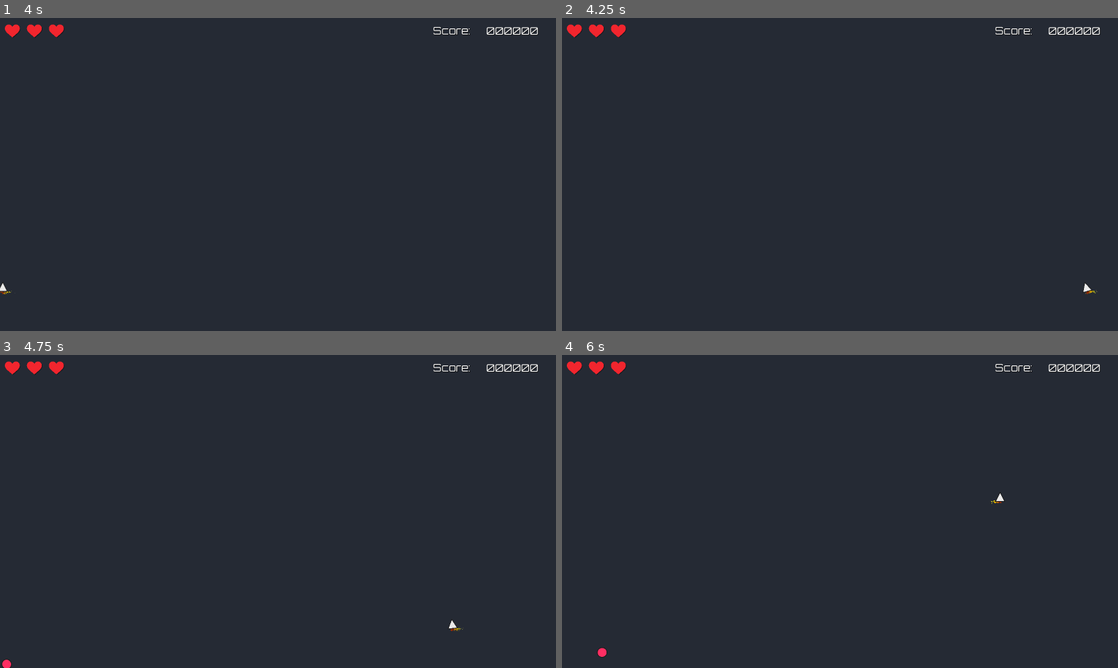
Above: before the commit, frames 1-4 (two rows, left to right).
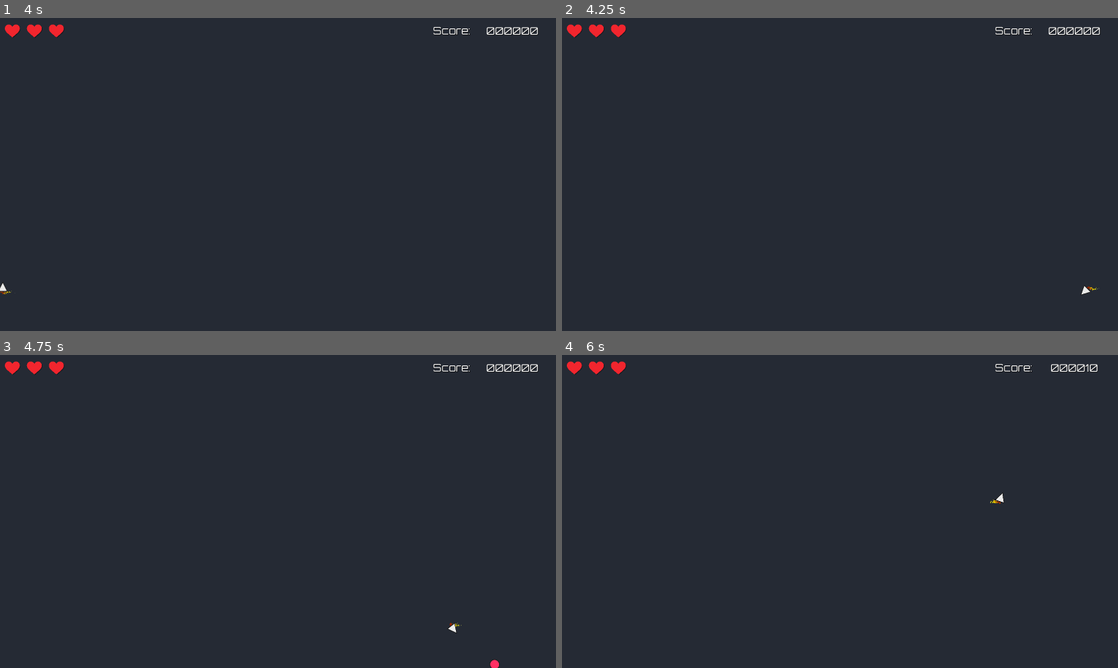
Above: after the commit, the same moments.

Repository: simon-wdev/shmapes
Game: Godot game, scene res://Game/game.tscn
Same seed, same stepped clock (60 frames per second), same inputs: the game is played once before the commit and once after it.
Inputs:
- Up to frame 1 (4 s): tap Enter at 0.5, 2 s; hold D (RIGHT) 0.53-1.28 s; tap Space (dash) at 0.6, 1.25, 1.35, 2.1, 2.85, 3.6 s; hold S (DOWN) 1.28-2.03 s; hold D (RIGHT) 2.03-2.78 s; hold W (UP) 2.78-3.53 s; hold A (LEFT) from 3.53 s (still down)
- Up to frame 2 (4.25 s): keep holding A (LEFT)
- Up to frame 3 (4.75 s): keep holding A (LEFT); tap Space (dash) at 4.35 s
- Up to frame 4 (6 s): release A (LEFT) at 5.03 s; hold S (DOWN) 5.03-5.78 s; tap Space (dash) at 5.1, 5.85 s; hold D (RIGHT) from 5.78 s (still down)

Frame 1 is identical in both runs. In frame 2, less than 0.1% of the frame differs, in the area x 93-97%, y 84-89%; in frame 3, 0.1%; in frame 4, 0.2%, in the area x 6-97%, y 2-97%.

Commit message:
started new enemy type "square"

Diff:
--- a/shmapes/Bullet/bullet.gd
+++ b/shmapes/Bullet/bullet.gd
@@ -20,7 +20,7 @@
 			on_bullet_hit_enemy(body.global_position)
 	queue_free()
 
-func on_bullet_hit_enemy(position):
+func on_bullet_hit_enemy(_pos):
 	var effect = HIT_EFFECT.instantiate()
 	effect.global_position = position
 	get_tree().current_scene.add_child(effect)
--- a/shmapes/Game/Jet/jet.gd
+++ b/shmapes/Game/Jet/jet.gd
@@ -1,7 +1,7 @@
 extends CharacterBody2D
 
 @export var speed := 500.0
-@export var fire_rate := 0.3
+@export var fire_rate := 0.5
 @export var dash_speed := 2000
 @export var target_range := 400.0
 
@@ -22,7 +22,7 @@
 var dash_direction = Vector2.ZERO
 
 func _ready() -> void:
-	var current_health = max_health
+	current_health = max_health
 	get_tree().current_scene.get_node("GameUI").update_hearts(current_health)
 
 
@@ -42,14 +42,14 @@
 func shoot():
 	var target = get_nearest_visible_enemy()
 	if not target:
-		return  # Kein Ziel → keine Kugel
+		return
 
 	var bullet = BULLET.instantiate()
 	bullet.global_position = marker_2d.global_position
 	bullet.direction = (target.global_position - global_position).normalized()
 	get_tree().current_scene.add_child(bullet)
 
-func _physics_process(delta: float) -> void:
+func _physics_process(_delta: float) -> void:
 	var input_vector := Vector2.ZERO
 
 	if Input.is_action_pressed("UP"):
--- a/shmapes/Game/game.gd
+++ b/shmapes/Game/game.gd
@@ -1,11 +1,4 @@
 extends Node2D
 
-
-# Called when the node enters the scene tree for the first time.
 func _ready() -> void:
-	pass # Replace with function body.
-
-
-# Called every frame. 'delta' is the elapsed time since the previous frame.
-func _process(delta: float) -> void:
 	pass
--- a/shmapes/Globals/Enemy Spawner/enem_spawner.gd
+++ b/shmapes/Globals/Enemy Spawner/enem_spawner.gd
@@ -1,13 +1,13 @@
 extends Node
 
-
+const ENEMY_SQUARE = preload("res://enemy_square/enemy_square.tscn")
 const ENEMY_CIRCLE = preload("res://enemy_circle/enemy_circle.tscn")
 
 @export var spawn_interval := 4.0
 @export var spawn_timer_decrease := 0.3
 @export var min_spawn_interval := 0.4
-@export var difficulty_interval := 5.0
-@export var spawn_decrease_step := 0.3
+@export var difficulty_interval := 10.0
+@export var spawn_decrease_step := 0.1
 
 var spawn_timer := 0.0
 var difficulty_timer := 0.0
@@ -29,16 +29,31 @@
 		spawn_interval = max(spawn_interval - spawn_decrease_step, min_spawn_interval)
 
 func spawn_enemy():
-	var enemy = ENEMY_CIRCLE.instantiate()
 	var screen_size = get_viewport().get_visible_rect().size
-	var spawn_pos = Vector2.ZERO
-	var side = randi() % 4
+	var enemy_roll = randf()
 
-	match side:
-		0: spawn_pos = Vector2(randf_range(0, screen_size.x), -50)
-		1: spawn_pos = Vector2(randf_range(0,screen_size.x), screen_size.y + 50)
-		2: spawn_pos = Vector2(-50, randf_range(0, screen_size.y))
-		3: spawn_pos = Vector2(screen_size.x + 50, randf_range(0, screen_size.y))
+	if enemy_roll < 0.8:
+		var enemy = ENEMY_CIRCLE.instantiate()
+		var spawn_pos = Vector2.ZERO
+		var side = randi() % 2
 
-	enemy.global_position = spawn_pos
-	get_tree().current_scene.add_child(enemy)
+		match side:
+			0: spawn_pos = Vector2(randf_range(0, screen_size.x), -50)
+			1: spawn_pos = Vector2(randf_range(0,screen_size.x), screen_size.y + 50)
+			2: spawn_pos = Vector2(-50, randf_range(0, screen_size.y))
+			3: spawn_pos = Vector2(screen_size.x + 50, randf_range(0, screen_size.y))
+
+		enemy.global_position = spawn_pos
+		get_tree().current_scene.add_child(enemy)
+
+	else:
+		var enemy = ENEMY_SQUARE.instantiate()
+
+		var margin = 100
+		var spawn_pos = Vector2(
+			randf_range(margin, screen_size.x-margin),
+			randf_range(margin, screen_size.y-margin)
+		)
+
+		enemy.global_position = spawn_pos
+		get_tree().current_scene.add_child(enemy)
--- a/shmapes/Hit_Effect/hit_effect.gd
+++ b/shmapes/Hit_Effect/hit_effect.gd
@@ -4,7 +4,3 @@
 # Called when the node enters the scene tree for the first time.
 func _ready() -> void:
 	emitting = true
-
-# Called every frame. 'delta' is the elapsed time since the previous frame.
-func _process(delta: float) -> void:
-	pass
--- /dev/null
+++ b/shmapes/enemy_bullet/enemy_bullet.gd
@@ -0,0 +1,10 @@
+extends Area2D
+
+@export var speed = 150
+var direction = Vector2.RIGHT
+# Called when the node enters the scene tree for the first time.
+func _ready() -> void:
+	pass
+
+func _physics_process(delta: float) -> void:
+	global_position += direction * speed * delta
--- /dev/null
+++ b/shmapes/enemy_bullet/enemy_bullet.tscn
@@ -0,0 +1,16 @@
+[gd_scene load_steps=4 format=3 uid="uid://bik5fy7f46211"]
+
+[ext_resource type="Script" uid="uid://24wv1ax5uooj" path="res://enemy_bullet/enemy_bullet.gd" id="1_2ff5n"]
+[ext_resource type="Texture2D" uid="uid://hxk1u3bbtp7l" path="res://Assets/EnemyBullet24px.png" id="1_yinnr"]
+
+[sub_resource type="CircleShape2D" id="CircleShape2D_2ff5n"]
+radius = 8.06226
+
+[node name="enemy_bullet" type="Area2D"]
+script = ExtResource("1_2ff5n")
+
+[node name="Sprite2D" type="Sprite2D" parent="."]
+texture = ExtResource("1_yinnr")
+
+[node name="CollisionShape2D" type="CollisionShape2D" parent="."]
+shape = SubResource("CircleShape2D_2ff5n")
--- a/shmapes/enemy_circle/enemy_circle.gd
+++ b/shmapes/enemy_circle/enemy_circle.gd
@@ -6,20 +6,23 @@
 @onready var explosion: GPUParticles2D = $explosion
 @onready var circle: Sprite2D = $Circle
 @export var rotation_speed := 80.0
+@onready var collision: CollisionShape2D = $CollisionShape2D
+
 
 var player: Node2D
 var health := max_health
 
-func take_damage(amount: int) -> void:
+func take_damage(_amount: int) -> void:
 	health -= 1
 	flash_on_hit()
 	if health <= 0:
 		die()
 
 func die() -> void:
+	remove_from_group("ENEMY")
+	$CollisionShape2D.set_deferred("disabled", true)
 	circle.hide()
 	explosion.emitting = true
-	collision_layer = false
 	await get_tree().create_timer(0.5).timeout
 	Score.score += 10
 	var ui = get_tree().current_scene.get_node("GameUI")
--- /dev/null
+++ b/shmapes/enemy_square/enemy_square.gd
@@ -0,0 +1,51 @@
+extends CharacterBody2D
+
+@export var speed = 100
+@export var shoot_interval = 0.5
+
+const ENEMY_BULLET = preload("res://enemy_bullet/enemy_bullet.tscn")
+
+@onready var bullet_spawner_1: Marker2D = $bullet_spawner1
+@onready var bullet_spawner_2: Marker2D = $bullet_spawner2
+@onready var bullet_spawner_3: Marker2D = $bullet_spawner3
+@onready var bullet_spawner_4: Marker2D = $bullet_spawner4
+
+
+
+var is_active = false
+var screen_size
+var target_pos
+var is_stationary = false
+var shoot_timer = 0.0
+
+func _ready() -> void:
+	pass
+
+func _physics_process(delta: float) -> void:
+	if is_active:
+		$RotationNode.rotation += 0.7 * delta
+
+		shoot_timer += delta
+		if shoot_timer > shoot_interval:
+			shoot_timer = 0.0
+			shoot()
+
+
+func shoot():
+	var spawners = [
+		$RotationNode/bullet_spawner1,
+		$RotationNode/bullet_spawner2,
+		$RotationNode/bullet_spawner3,
+		$RotationNode/bullet_spawner4
+	]
+
+	for spawn in spawners:
+		var bullet = ENEMY_BULLET.instantiate()
+		bullet.global_position = spawn.global_position
+		bullet.direction = spawn.global_transform.x.normalized()
+		get_tree().current_scene.add_child(bullet)
+
+
+func _on_spawn_animation_finished(anim_name: StringName) -> void:
+	if anim_name == "fade-in":
+		is_active = true
--- /dev/null
+++ b/shmapes/enemy_square/enemy_square.tscn
@@ -0,0 +1,82 @@
+[gd_scene load_steps=7 format=3 uid="uid://ce727echlgxi3"]
+
+[ext_resource type="Texture2D" uid="uid://ywbckvgcduds" path="res://Assets/Square.png" id="1_bsnjd"]
+[ext_resource type="Script" uid="uid://b83w5d3xgjxb" path="res://enemy_square/enemy_square.gd" id="1_dgwn8"]
+
+[sub_resource type="RectangleShape2D" id="RectangleShape2D_bsnjd"]
+size = Vector2(52, 51)
+
+[sub_resource type="Animation" id="Animation_dgwn8"]
+resource_name = "fade-in"
+length = 0.5
+step = 0.1
+tracks/0/type = "value"
+tracks/0/imported = false
+tracks/0/enabled = true
+tracks/0/path = NodePath("RotationNode/Square:self_modulate")
+tracks/0/interp = 1
+tracks/0/loop_wrap = true
+tracks/0/keys = {
+"times": PackedFloat32Array(0, 0.5),
+"transitions": PackedFloat32Array(1, 1),
+"update": 0,
+"values": [Color(1, 1, 1, 0), Color(1, 1, 1, 1)]
+}
+
+[sub_resource type="Animation" id="Animation_hotne"]
+length = 0.001
+tracks/0/type = "value"
+tracks/0/imported = false
+tracks/0/enabled = true
+tracks/0/path = NodePath("RotationNode/Square:self_modulate")
+tracks/0/interp = 1
+tracks/0/loop_wrap = true
+tracks/0/keys = {
+"times": PackedFloat32Array(0),
+"transitions": PackedFloat32Array(1),
+"update": 0,
+"values": [Color(1, 1, 1, 1)]
+}
+
+[sub_resource type="AnimationLibrary" id="AnimationLibrary_jgkfr"]
+_data = {
+&"RESET": SubResource("Animation_hotne"),
+&"fade-in": SubResource("Animation_dgwn8")
+}
+
+[node name="enemy_square" type="CharacterBody2D" groups=["ENEMY"]]
+script = ExtResource("1_dgwn8")
+
+[node name="CollisionShape2D" type="CollisionShape2D" parent="."]
+position = Vector2(3, 2)
+shape = SubResource("RectangleShape2D_bsnjd")
+
+[node name="RotationNode" type="Node2D" parent="."]
+
+[node name="Square" type="Sprite2D" parent="RotationNode"]
+scale = Vector2(0.1, 0.1)
+texture = ExtResource("1_bsnjd")
+
+[node name="bullet_spawner1" type="Marker2D" parent="RotationNode"]
+position = Vector2(-25, -24)
+rotation = -2.35619
+
+[node name="bullet_spawner2" type="Marker2D" parent="RotationNode"]
+position = Vector2(30, -24)
+rotation = -0.785398
+
+[node name="bullet_spawner3" type="Marker2D" parent="RotationNode"]
+position = Vector2(30, 28)
+rotation = 0.785398
+
+[node name="bullet_spawner4" type="Marker2D" parent="RotationNode"]
+position = Vector2(-26, 28)
+rotation = 2.35619
+
+[node name="spawn" type="AnimationPlayer" parent="."]
+libraries = {
+&"": SubResource("AnimationLibrary_jgkfr")
+}
+autoplay = "fade-in"
+
+[connection signal="animation_finished" from="spawn" to="." method="_on_spawn_animation_finished"]
Not shown, added: shmapes/enemy_bullet/enemy_bullet.gd.uid
Not shown, added: shmapes/enemy_square/enemy_square.gd.uid
